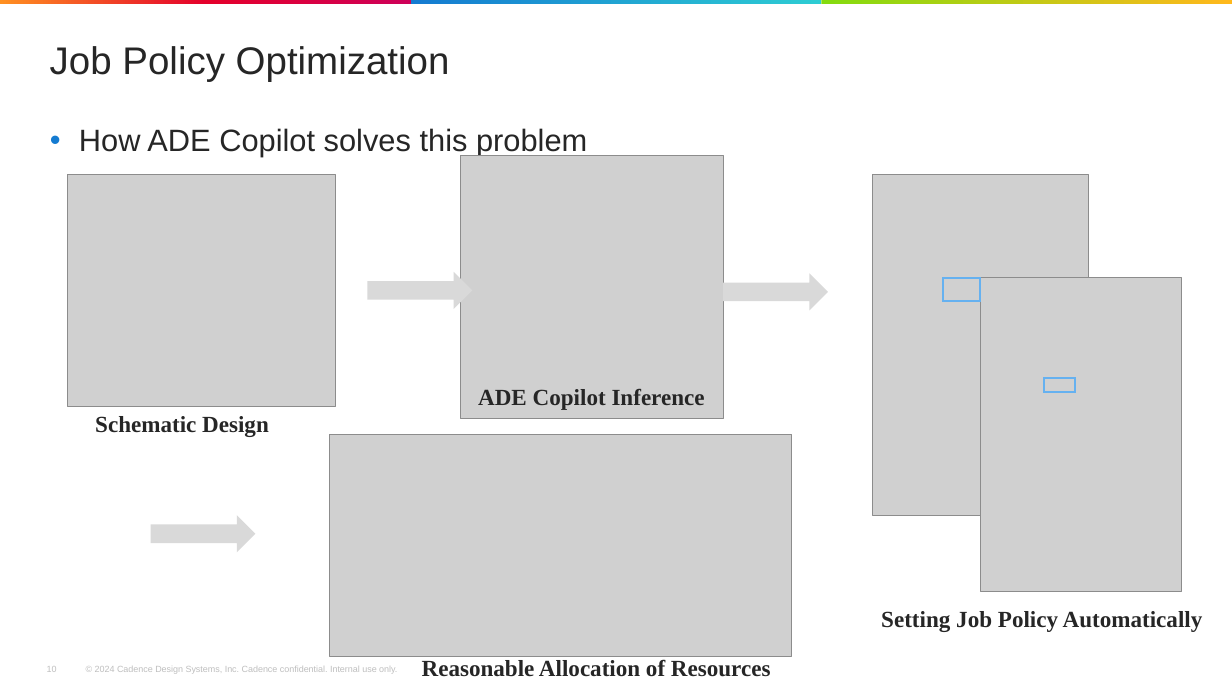
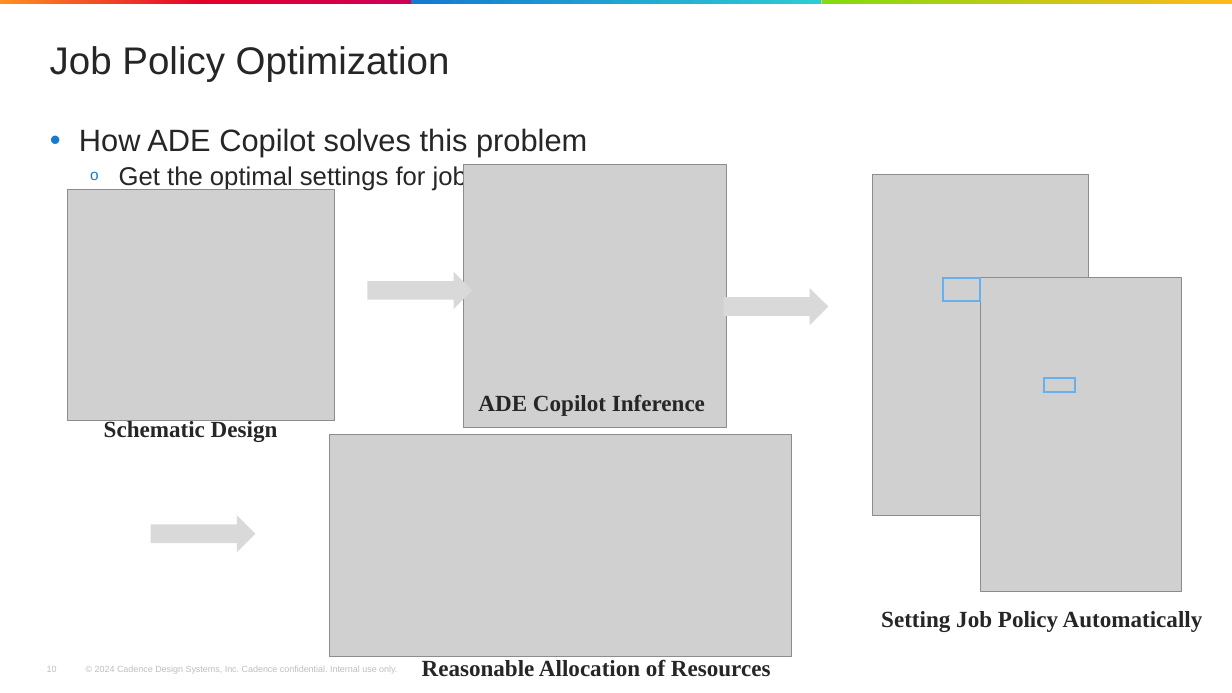
Before and after one commit to xpc123/forSync, a slide deck: slide 10 of ADE_copilot/CIC-2025_PPT_ADECopilot.pptx. Drawn at 1232x693 pixels with LibreOffice and Linux fonts; fonts in the diff are those of the drawing; grey boxes stand for pictures; background and template pictures are left out. Boxes give left, top, right and bottom in pixels: in the first picture for what was removed or moved away, otherwise in the second. Text is boxed around its words. In the diff, an @@ line names an element or a change of style, - is before the commit and + after.

```diff
--- a/ADE_copilot/CIC-2025_PPT_ADECopilot.pptx
+++ b/ADE_copilot/CIC-2025_PPT_ADECopilot.pptx
@@ text at (119, 164, 540, 191): paragraph added @@
+  o Get the optimal settings for job policy
@@ picture: place and size @@
-picture at (460, 155, 723, 418)
+picture at (464, 165, 726, 427)
@@ picture: place and size @@
-picture at (67, 175, 335, 407)
+picture at (67, 189, 335, 421)
@@ right arrow: place and size @@
-right arrow at (724, 274, 828, 311)
+right arrow at (724, 288, 828, 325)
@@ text "ADE Copilot Inference": place and size @@
-text "ADE Copilot Inference" at (478, 389, 705, 410)
+text "ADE Copilot Inference" at (478, 395, 705, 416)
@@ text "Schematic Design": place and size @@
-text "Schematic Design" at (95, 416, 269, 437)
+text "Schematic Design" at (104, 419, 278, 442)
```
Also in this commit, not shown: 6 other slides changed, 1 slide removed, 7 other files.
